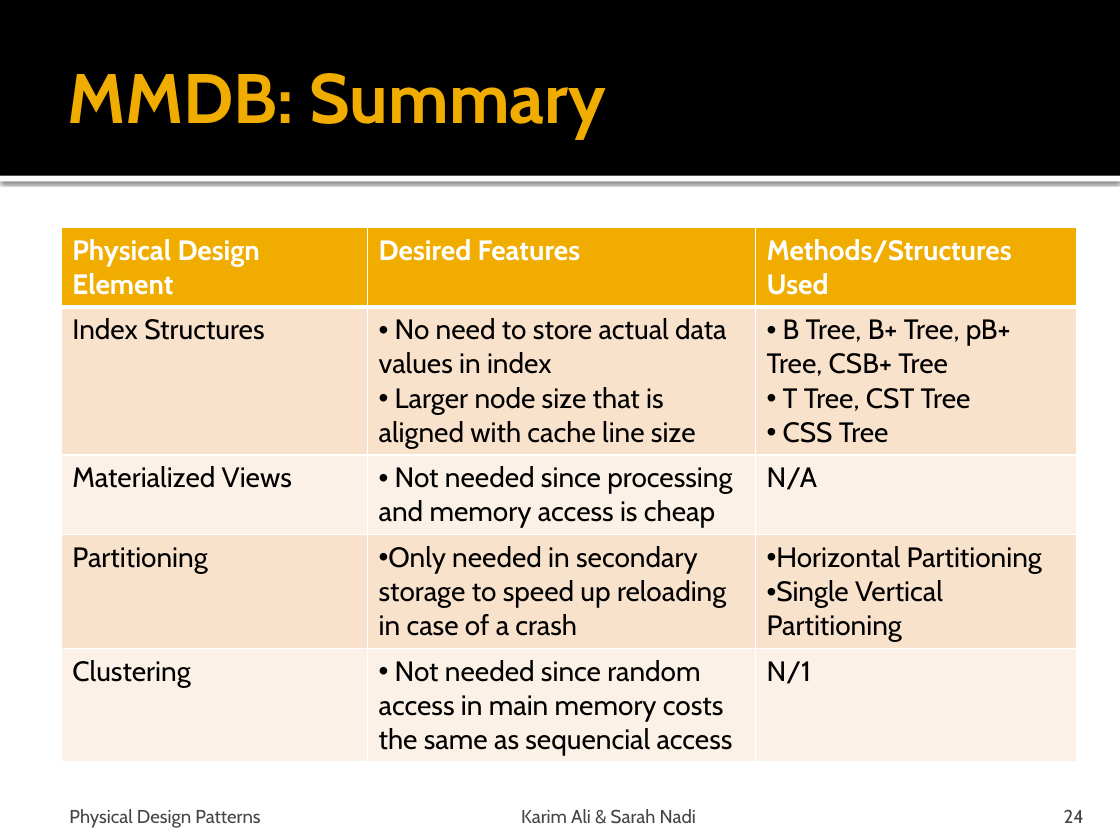
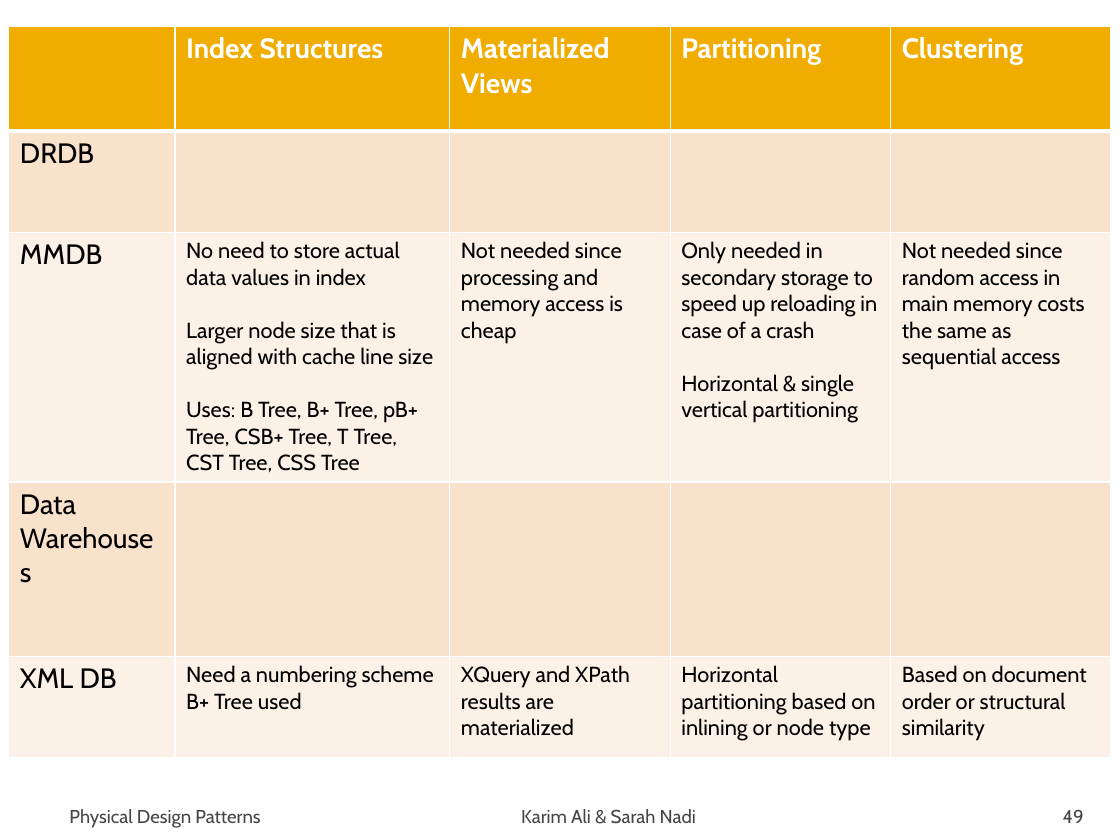
Before and after one commit to snadi/cs848-db, a slide deck: slide 49 of cs848-db/PhysDesignPres.pptx (slide 24 before the commit). Drawn at 1120x840 pixels with LibreOffice and Linux fonts; fonts in the diff are those of the drawing. Boxes give left, top, right and bottom in pixels: in the first picture for what was removed or moved away, otherwise in the second. Text is boxed around its words. In the diff, an @@ line names an element or a change of style, - is before the commit and + after.

```diff
--- a/cs848-db/PhysDesignPres.pptx
+++ b/cs848-db/PhysDesignPres.pptx
@@ rectangle removed at [0,0,1120,176] @@
@@ table at [9,26,1111,754] @@
-column 1: Physical Design Element | Index Structures | Materialized Views | Partitioning | Clustering
-column 2: Desired Features | No need to store actual data values in index / Larger node size that is aligned with cache line size | Not needed since processing and memory access is cheap | Only needed in secondary storage to speed up reloading in case of a crash | Not needed since random access in main memory costs the same as sequencial access
-column 3: Methods/Structures Used | B Tree, B+ Tree, pB+ Tree, CSB+ Tree / T Tree, CST Tree / CSS Tree | N/A | Horizontal Partitioning / Single Vertical Partitioning | N/1
+column 1:  | DRDB | MMDB | Data Warehouses | XML DB
+column 2: Index Structures |  | No need to store actual data values in index / Larger node size that is aligned with cache line size / Uses: B Tree, B+ Tree, pB+ Tree, CSB+ Tree, T Tree, CST Tree, CSS Tree |  | Need a numbering scheme / B+ Tree used
+column 3: Materialized Views |  | Not needed since processing and memory access is cheap |  | XQuery and XPath results are materialized
+column 4: Partitioning |  | Only needed in secondary storage to speed up reloading in case of a crash / Horizontal & single vertical partitioning |  | Horizontal partitioning based on inlining or node type
+column 5: Clustering |  | Not needed since random access in main memory costs the same as sequential access |  | Based on document order or structural similarity
@@ table: place and size @@
-table at [62,227,1075,759]
+table at [9,26,1111,754]
@@ title removed at [67,73,607,139] @@
-MMDB: Summary
@@ rectangle removed at [0,176,1120,181] @@
@@ page number at [1063,809,1084,823]: text changed @@
-24
+49
```
Also in this commit, not shown: 9 other slides changed, 2 slides removed, 3 other files.
